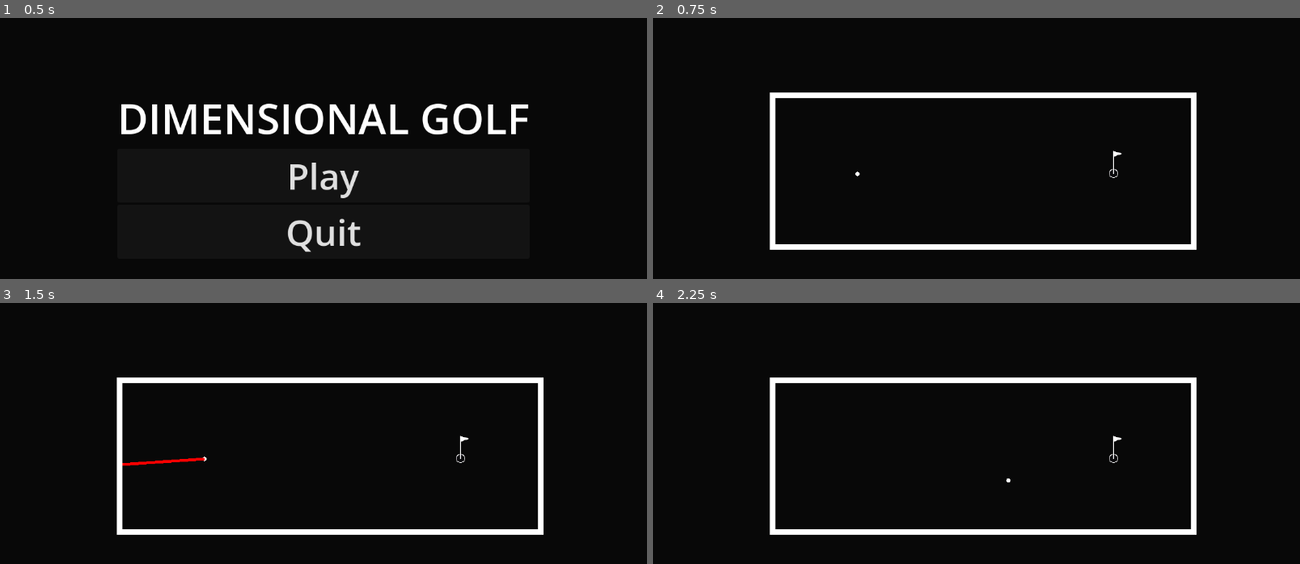
Above: before the commit, frames 1-4 (two rows, left to right).
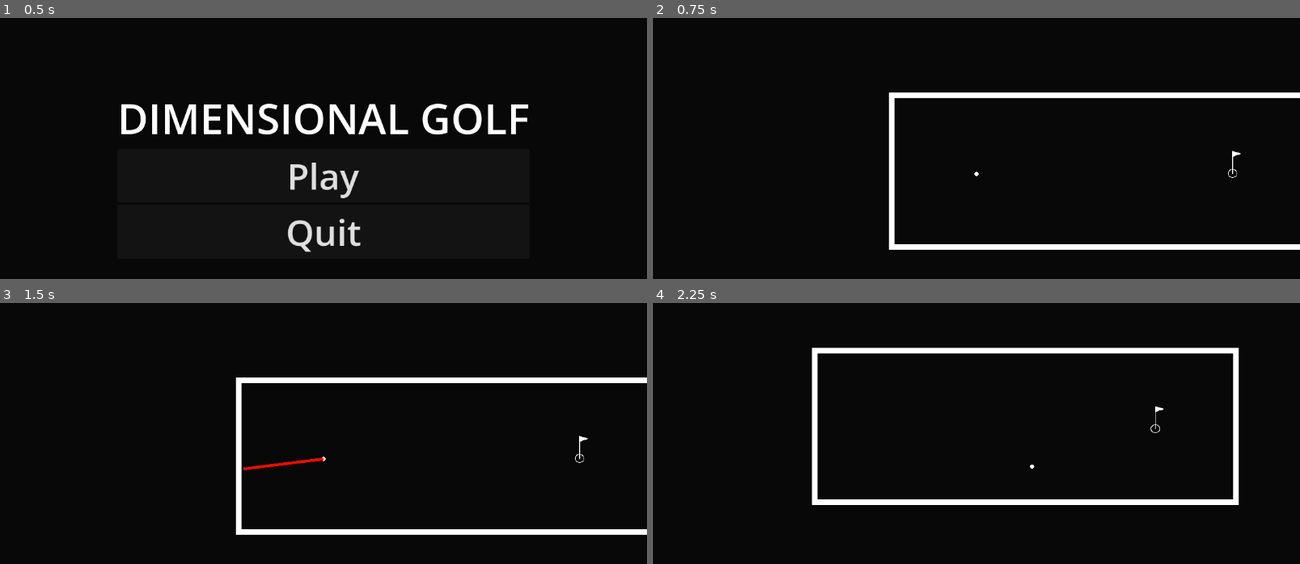
Above: after the commit, the same moments.

Repository: Renovare10/dimensional-golf
Game: Godot game, scene res://ui/MainMenu.tscn
Two runs of this game, one before a commit and one after it. Both use one fixed random seed, a clock stepped at 60 frames per second and the inputs below.
Inputs (mouse positions are in pixels of both pictures, inside the frame that each line leads up to):
- Up to frame 1 (0.5 s): no input
- Up to frame 2 (0.75 s): click "Play" at 0.5 s
- Up to frame 3 (1.5 s): tap Enter at 1.25 s; move the mouse to (465, 441) at 1.27 s; click (465, 441) at 1.42 s
- Up to frame 4 (2.25 s): drag from (847, 477) to (1112, 459) at 2.02 s

Frame 1 is identical in both runs. In frame 2, 3.4% of the frame differs, in the area x 18-100%, y 28-89%; in frame 3, 3.7%; in frame 4, 8.4%, in the area x 18-91%, y 17-89%.

Commit message:
Added camera Lerp

Diff:
--- a/camera/Camera.tscn
+++ b/camera/Camera.tscn
@@ -1,3 +1,6 @@
 [gd_scene format=3 uid="uid://bxlt1jm4afnon"]
 
+[ext_resource type="Script" uid="uid://dujmhuvcrb1dd" path="res://camera/camera.gd" id="1_qpltt"]
+
 [node name="Camera" type="Camera2D" unique_id=355739319]
+script = ExtResource("1_qpltt")
--- /dev/null
+++ b/camera/camera.gd
@@ -0,0 +1,44 @@
+# BallFollowCamera.gd
+extends Camera2D
+
+@export var ball_group: String = "ball"              # ← matches your GolfBall group
+@export var follow_speed: float = 5.0                # higher = faster catch-up (3–8 feels good)
+@export var look_ahead_factor: float = 0.35         # 0 = strict center, 0.5–0.8 = looks ahead in direction of movement
+@export var min_distance_to_snap: float = 4.0       # if ball is very close to center, don't move camera
+@export var smoothing_enabled: bool = true          # set false for instant follow (mostly for debugging)
+
+var target: Node2D = null
+
+
+func _ready() -> void:
+	make_current()  # make this the active camera
+	find_ball()
+
+
+func _physics_process(delta: float) -> void:
+	if not target or not is_instance_valid(target):
+		find_ball()
+		return
+
+	var ball_velocity = target.velocity
+	var ball_pos = target.global_position
+
+	# Optional: slight look-ahead in the direction the ball is moving
+	var lookahead_offset = ball_velocity.normalized() * ball_velocity.length() * look_ahead_factor * 0.001
+	var desired_position = ball_pos + lookahead_offset
+
+	# Only move if ball is far enough from current center
+	if global_position.distance_to(desired_position) > min_distance_to_snap:
+		if smoothing_enabled:
+			global_position = global_position.lerp(desired_position, follow_speed * delta)
+		else:
+			global_position = desired_position
+
+
+func find_ball() -> void:
+	var balls = get_tree().get_nodes_in_group(ball_group)
+	if balls.size() > 0:
+		target = balls[0] as Node2D
+		if target:
+			# Optional: snap to ball on first find (avoids slow start)
+			global_position = target.global_position
Not shown, added: camera/camera.gd.uid
